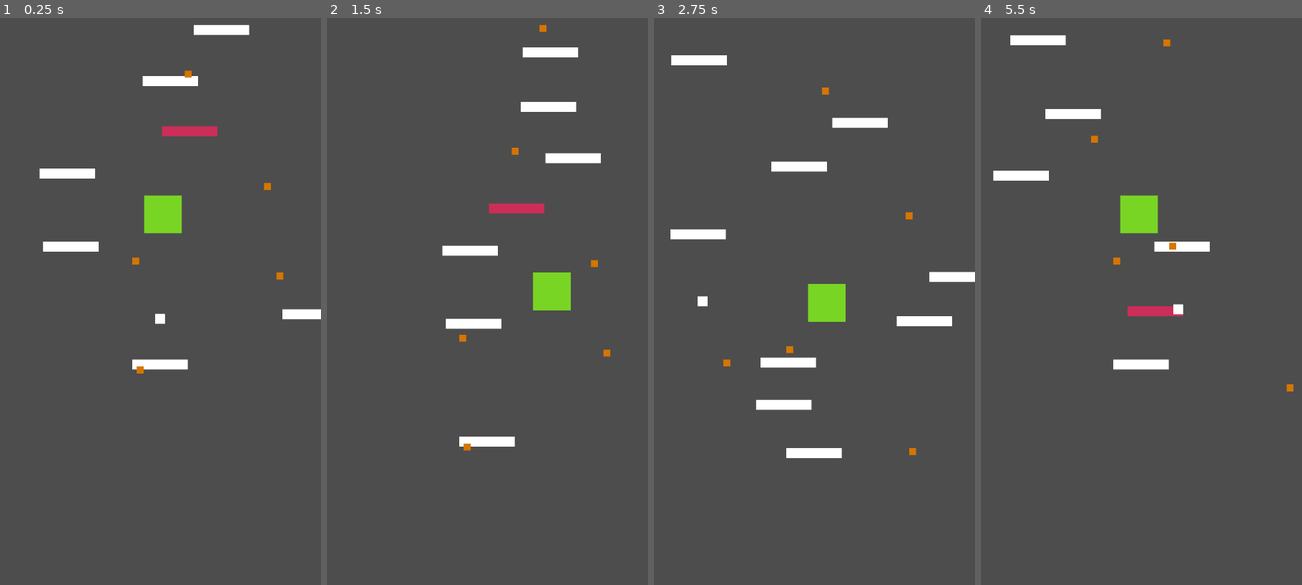
Above: before the commit, frames 1-4 (left to right).
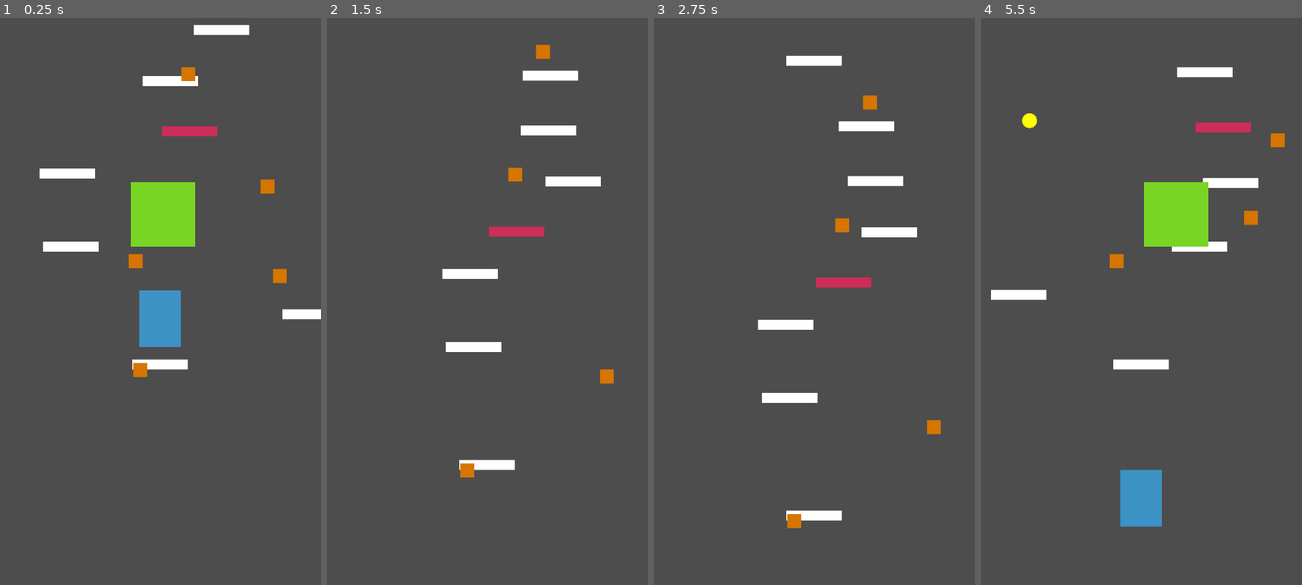
Above: after the commit, the same moments.

Repository: viteax/doodya-jump
Game: Godot game, scene res://main.tscn
The game is run twice, just before and just after one commit, with the same random seed, the same clock (stepped at 60 frames per second) and the same inputs.
Inputs:
- Up to frame 1 (0.25 s): no input
- Up to frame 2 (1.5 s): hold Space (shoot) 0.53-1.28 s; hold Right (ui_right) from 0.53 s (still down); tap Space (shoot) at 1.35 s
- Up to frame 3 (2.75 s): release Right (ui_right) at 2.03 s; hold Left (ui_left) from 2.03 s (still down); hold Space (shoot) from 2.03 s (still down)
- Up to frame 4 (5.5 s): release Left (ui_left) at 2.78 s; release Space (shoot) at 2.78 s; hold Right (ui_right) 2.78-4.28 s; tap Space (shoot) at 2.85, 4.35 s; hold Space (shoot) 3.53-4.28 s; hold Left (ui_left) 4.28-5.03 s; hold Right (ui_right) from 5.03 s (still down); hold Space (shoot) from 5.03 s (still down)

The runs differ from the first frame. In frame 1, 3.2% of the frame differs, in the area x 40-90%, y 8-64%; in frame 2, 5.7%; in frame 3, 6.1%; in frame 4, 7.0%, in the area x 3-98%, y 3-90%.

Commit message:
Resize entities

Diff:
--- a/enemies/flying_enemy/flying_enemy.tscn
+++ b/enemies/flying_enemy/flying_enemy.tscn
@@ -5,7 +5,7 @@
 [ext_resource type="PackedScene" uid="uid://5dw1e2nmkoe6" path="res://gear/gear.tscn" id="3_r0hab"]
 
 [sub_resource type="RectangleShape2D" id="RectangleShape2D_0202s"]
-size = Vector2(76, 76)
+size = Vector2(130, 130)
 
 [node name="FlyingEnemy" type="CharacterBody2D" unique_id=624594369]
 collision_layer = 2
@@ -17,17 +17,18 @@
 [node name="ShootTimer" type="Timer" parent="." unique_id=181587942]
 
 [node name="Marker2D" type="Marker2D" parent="." unique_id=107664178]
-position = Vector2(0, 52)
+position = Vector2(0, 88.16)
 
 [node name="ColorRect" type="ColorRect" parent="." unique_id=635223565]
-offset_left = -38.0
-offset_top = -38.0
-offset_right = 38.0
-offset_bottom = 38.0
+offset_left = -65.0
+offset_top = -65.0
+offset_right = 65.0
+offset_bottom = 65.0
 color = Color(0.47425056, 0.8353225, 0.13623595, 1)
 
 [node name="CollisionShape2D" type="CollisionShape2D" parent="." unique_id=927054417]
 shape = SubResource("RectangleShape2D_0202s")
 
 [node name="VisibleOnScreenNotifier2D" type="VisibleOnScreenNotifier2D" parent="." unique_id=1759893168]
-position = Vector2(0, -28)
+position = Vector2(2, -60)
+rect = Rect2(-67, -5, 130, 8)
--- a/gear/gear.tscn
+++ b/gear/gear.tscn
@@ -3,6 +3,7 @@
 [ext_resource type="Script" uid="uid://ccehjgplc2pdj" path="res://gear/gear.gd" id="1_i5bj2"]
 
 [sub_resource type="CircleShape2D" id="CircleShape2D_2qohu"]
+radius = 20.024984
 
 [node name="Gear" type="Area2D" unique_id=442231704]
 collision_layer = 0
@@ -13,10 +14,10 @@
 shape = SubResource("CircleShape2D_2qohu")
 
 [node name="ColorRect" type="ColorRect" parent="." unique_id=2096580083]
-offset_left = -7.0
-offset_top = -7.0
-offset_right = 7.0
-offset_bottom = 7.0
+offset_left = -14.0
+offset_top = -14.0
+offset_right = 14.0
+offset_bottom = 14.0
 color = Color(0.83788204, 0.46062702, 0, 1)
 
 [connection signal="body_entered" from="." to="." method="_on_body_entered"]
--- a/player/player.tscn
+++ b/player/player.tscn
@@ -4,20 +4,22 @@
 [ext_resource type="PackedScene" uid="uid://dif8jn0k68vod" path="res://enemies/flying_enemy/bullet.tscn" id="2_rkbax"]
 
 [sub_resource type="RectangleShape2D" id="RectangleShape2D_kqu6x"]
+size = Vector2(84, 114)
 
 [node name="Player" type="CharacterBody2D" unique_id=1483079905 groups=["player"]]
-collision_layer = 3
+collision_layer = 2
 script = ExtResource("1_oul6g")
 bullet_scene = ExtResource("2_rkbax")
 
 [node name="ColorRect" type="ColorRect" parent="." unique_id=162509553]
-offset_left = -10.0
-offset_top = -10.0
-offset_right = 10.0
-offset_bottom = 10.0
+offset_left = -42.0
+offset_top = -57.0
+offset_right = 42.0
+offset_bottom = 57.0
+color = Color(0.23879135, 0.5704557, 0.77785325, 1)
 
 [node name="CollisionShape2D" type="CollisionShape2D" parent="." unique_id=11080109]
 shape = SubResource("RectangleShape2D_kqu6x")
 
 [node name="Marker2D" type="Marker2D" parent="." unique_id=2060485720]
-position = Vector2(0, -31)
+position = Vector2(0, -105)
